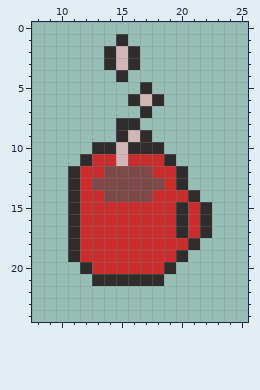
Pixel-art sprite -- Assets/OwnAssets/HotCocoa.png. Above: the version before the commit.
The file is 32x32 pixels. Shown: x 8..25, y 0..24.
New version:
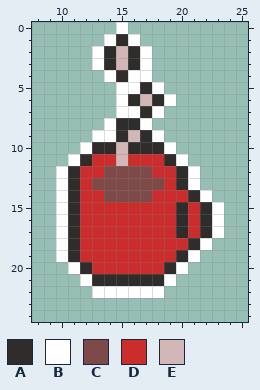
Palette (. is transparent): A #2f2c2c  B #ffffff  C #7e4949  D #cb2d2d  E #d3b7b7
From old to new:
@@ x 8..25 @@
- 0 ..................
- 1 .......A..........
- 2 ......AEA.........
- 3 ......AEA.........
- 4 .......A..........
- 5 .........A........
- 6 ........AEA.......
- 7 .........A........
- 8 .......AA.........
- 9 .......AEA........
-10 .....AAEAAA.......
-11 ....ADDEDDDA......
-12 ...ADDCCCCDDA.....
-13 ...ADCCCCCCDA.....
-14 ...ADDCCCCDDDA....
-15 ...ADDDDDDDDADA...
-16 ...ADDDDDDDDADA...
-17 ...ADDDDDDDDADA...
-18 ...ADDDDDDDDDA....
-19 ...ADDDDDDDDA.....
-20 ....ADDDDDDA......
-21 .....AAAAAA.......
-22 ..................
+ 0 .......B..........
+ 1 ......BAB.........
+ 2 .....BAEAB........
+ 3 .....BAEAB........
+ 4 ......BABB........
+ 5 .......BBAB.......
+ 6 .......BAEAB......
+ 7 .......BBAB.......
+ 8 ......BAAB........
+ 9 .....BBAEAB.......
+10 ....BAAEAAAB......
+11 ...BADDEDDDAB.....
+12 ..BADDCCCCDDAB....
+13 ..BADCCCCCCDAB....
+14 ..BADDCCCCDDDAB...
+15 ..BADDDDDDDDADAB..
+16 ..BADDDDDDDDADAB..
+17 ..BADDDDDDDDADAB..
+18 ..BADDDDDDDDDAB...
+19 ..BADDDDDDDDAB....
+20 ...BADDDDDDAB.....
+21 ....BAAAAAAB......
+22 .....BBBBBB.......
 23 ..................
Changed places in both pictures, as pixel boxes (x1, y1, x2, y2):
added: (56, 22, 224, 298)
